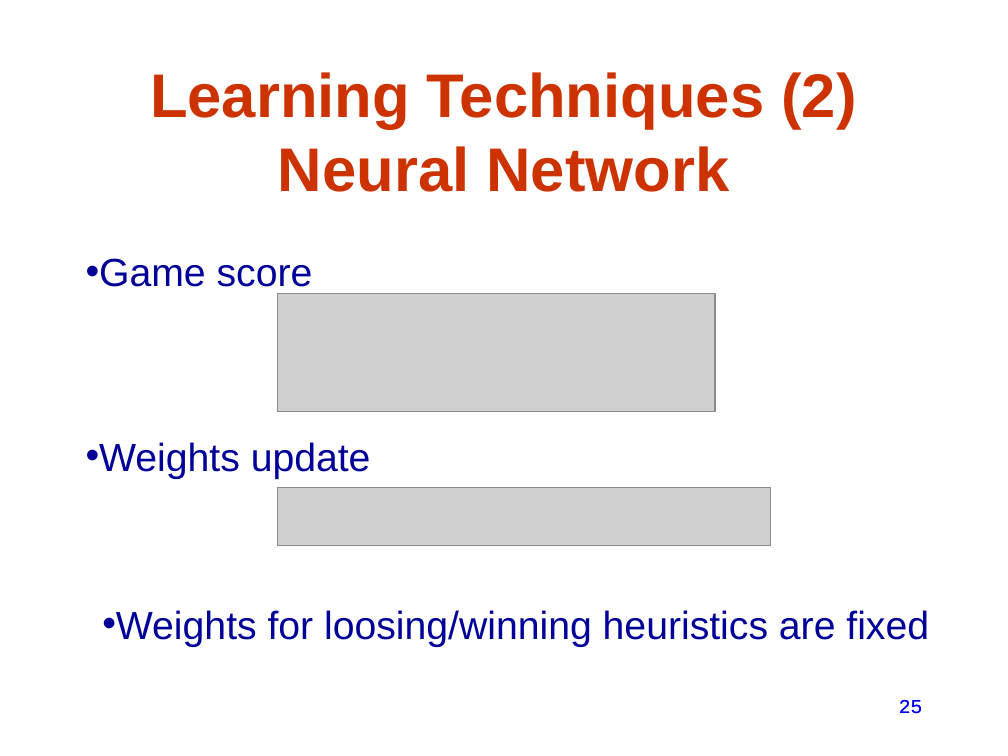
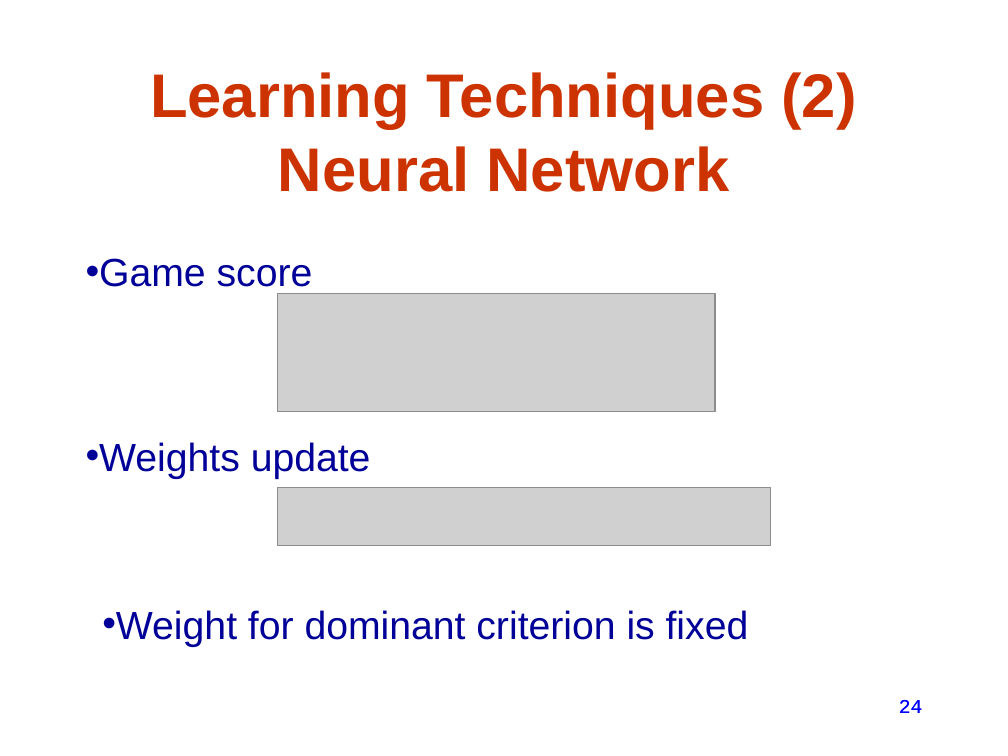
Before and after one commit to lasersox/twixt, a slide deck: slide 24 of docs/twixt_presentation.ppt (slide 25 before the commit). Drawn at 1008x756 pixels with LibreOffice and Linux fonts; fonts in the diff are those of the drawing; grey boxes stand for pictures. Boxes give left, top, right and bottom in pixels: in the first picture for what was removed or moved away, otherwise in the second. Text is boxed around its words. In the diff, an @@ line names an element or a change of style, - is before the commit and + after.

Commit message:
new slides

```diff
--- a/docs/twixt_presentation.ppt
+++ b/docs/twixt_presentation.ppt
@@ text at (102, 610, 749, 646): text changed @@
-• Weights for loosing/winning heuristics are fixed
+• Weight for dominant criterion is fixed
@@ page number at (723, 688, 932, 739): text changed @@
-25
+24
@@ page number at (899, 700, 923, 713): text changed @@
-25
+24
```
Also in this commit, not shown: 9 other slides changed, 1 slide removed, 1 other file.
